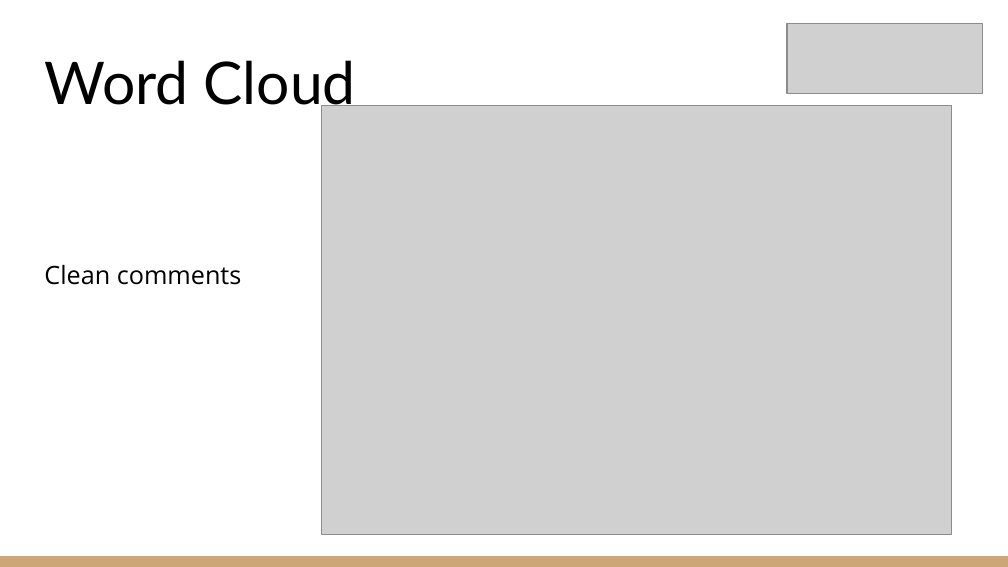
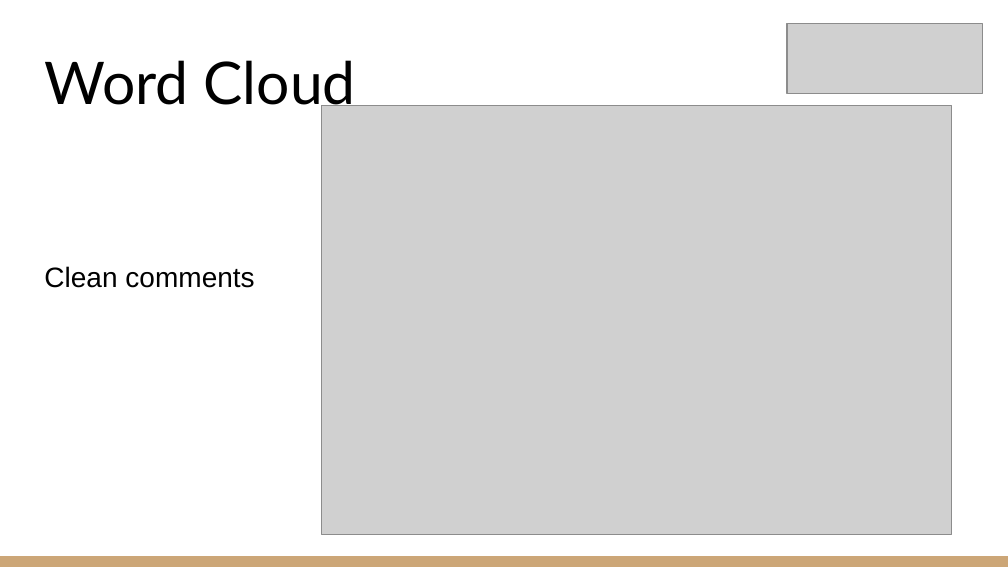
Before and after one commit to DarKenW/HoneyBadgerCoding, a slide deck: slide 11 of Project/Jigsaw Comments Classification.pptx. Drawn at 1008x567 pixels with LibreOffice and Linux fonts; fonts in the diff are those of the drawing; grey boxes stand for pictures. Boxes give left, top, right and bottom in pixels: in the first picture for what was removed or moved away, otherwise in the second. Text is boxed around its words. In the diff, an @@ line names an element or a change of style, - is before the commit and + after.

```diff
--- a/Project/Jigsaw Comments Classification.pptx
+++ b/Project/Jigsaw Comments Classification.pptx
@@ text "Clean comments" at (44,266,254,288): size 18 to 20 pt, font Open Sans to Arial @@
```
Also in this commit, not shown: 9 other slides changed, 2 other files.
